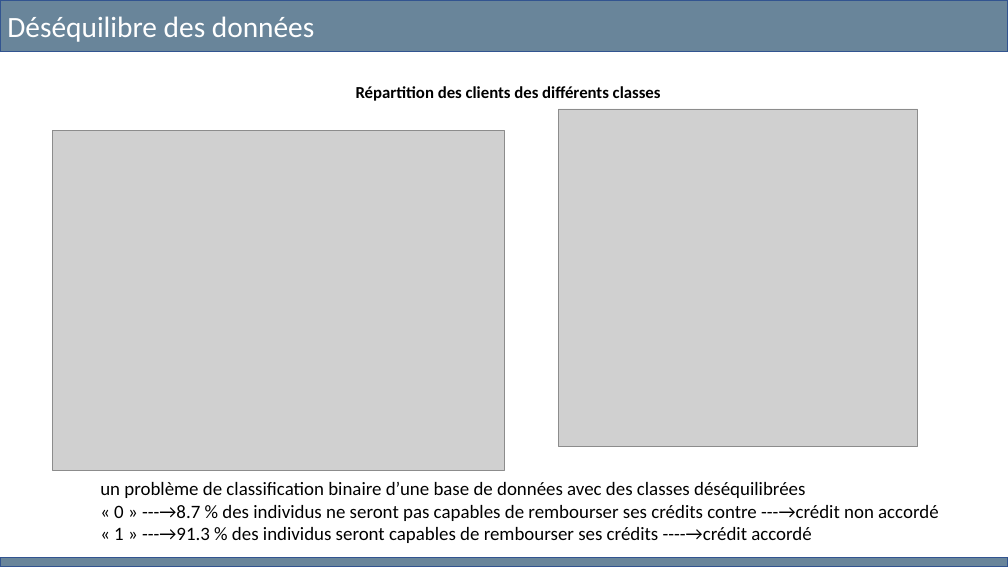
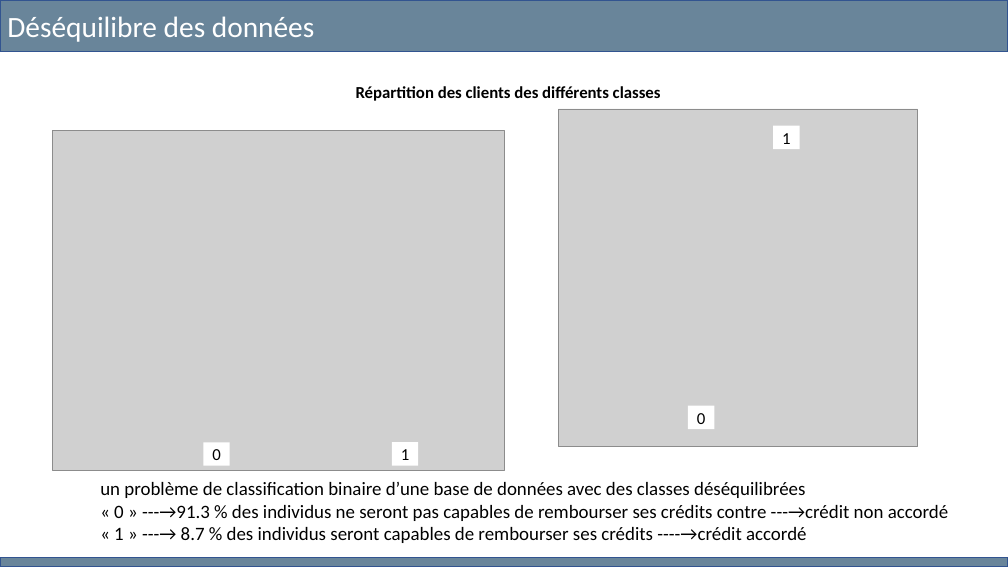
Before and after one commit to jlu0915/P7, a slide deck: slide 6 of Lu_Jing_4_presentation_032023.pptx. Drawn at 1008x567 pixels with LibreOffice and Linux fonts; fonts in the diff are those of the drawing; grey boxes stand for pictures. Boxes give left, top, right and bottom in pixels: in the first picture for what was removed or moved away, otherwise in the second. Text is boxed around its words. In the diff, an @@ line names an element or a change of style, - is before the commit and + after.

```diff
--- a/Lu_Jing_4_presentation_032023.pptx
+++ b/Lu_Jing_4_presentation_032023.pptx
@@ rectangle added at bbox=[774, 126, 800, 149], fill #FFFFFF, 16 pt, text #000000 @@
+1
@@ rectangle added at bbox=[688, 406, 715, 430], fill #FFFFFF, 16 pt, text #000000 @@
+0
@@ rectangle added at bbox=[203, 442, 230, 466], fill #FFFFFF, 16 pt, text #000000 @@
+0
@@ rectangle added at bbox=[392, 442, 418, 466], fill #FFFFFF, 16 pt, text #000000 @@
+1
@@ text at bbox=[114, 505, 948, 543]: text changed @@
-« 0 » ---→8.7 % des individus ne seront pas capables de rembourser ses crédits contre ---→crédit non accordé
-« 1 » ---→91.3 % des individus seront capables de rembourser ses crédits ----→crédit accordé
+« 0 » ---→91.3 % des individus ne seront pas capables de rembourser ses crédits contre ---→crédit non accordé
+« 1 » ---→ 8.7 % des individus seront capables de rembourser ses crédits ----→crédit accordé
```
Also in this commit, not shown: 9 other slides changed.
